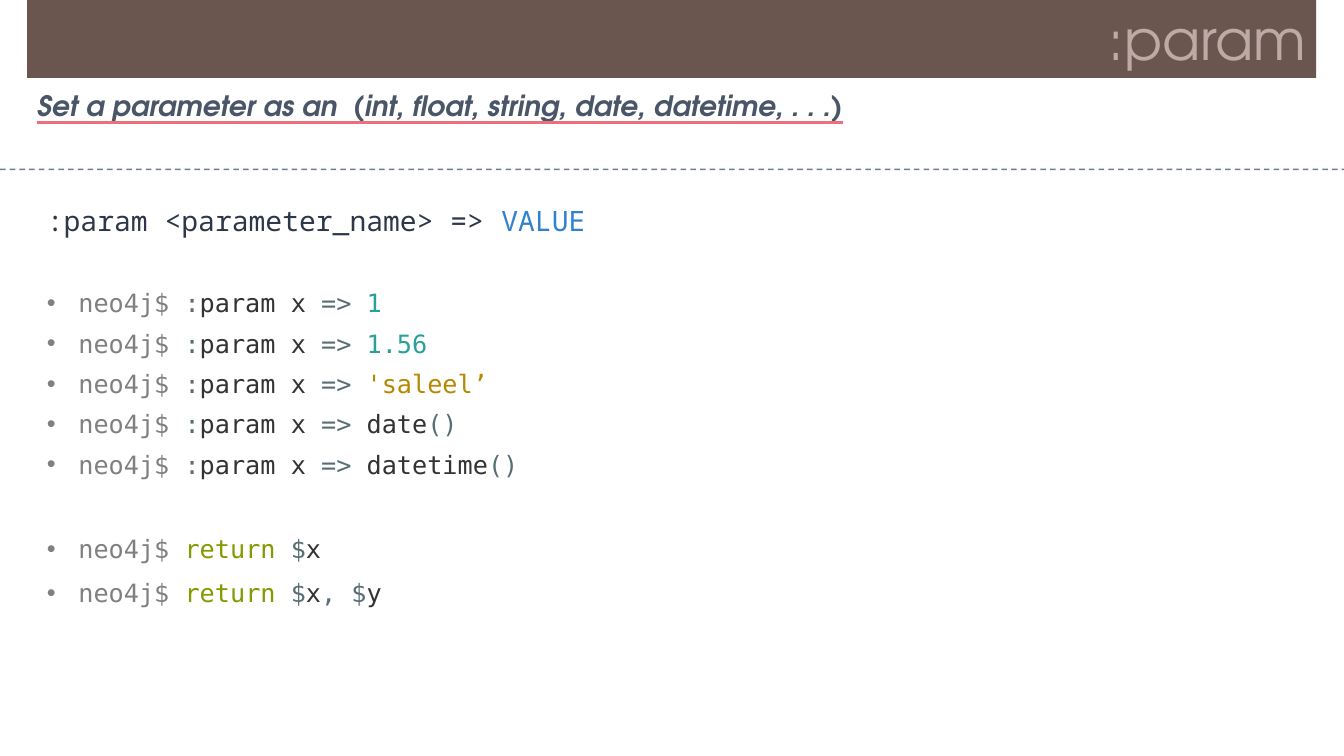
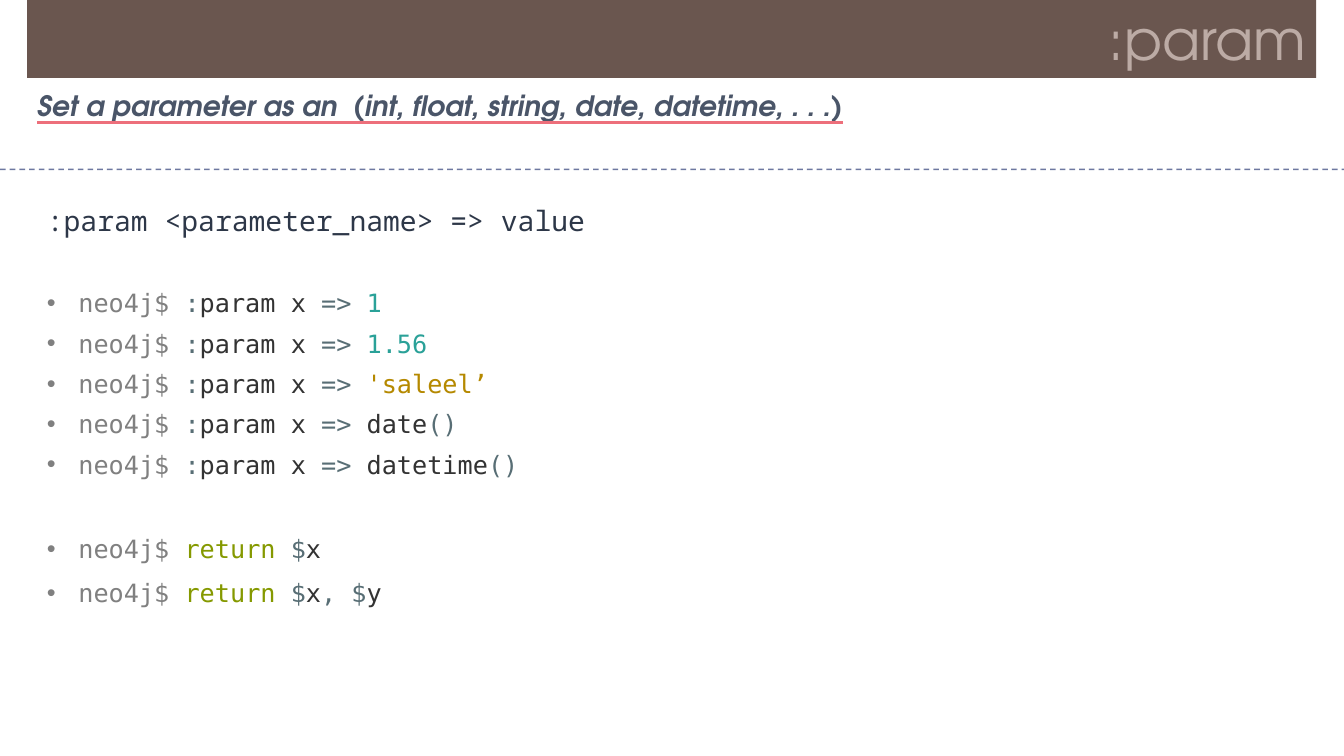
Before and after one commit to Saleel-Bagde/PPT-s, a slide deck: slide 33 of Neo4j.pptx. Drawn at 1344x756 pixels with LibreOffice and Linux fonts; fonts in the diff are those of the drawing. Boxes give left, top, right and bottom in pixels: in the first picture for what was removed or moved away, otherwise in the second. Text is boxed around its words. In the diff, an @@ line names an element or a change of style, - is before the commit and + after.

```diff
--- a/Neo4j.pptx
+++ b/Neo4j.pptx
@@ text at (x1=47, y1=209, x2=585, y2=238): text changed @@
-:param <parameter_name> => VALUE
+:param <parameter_name> => value
```
Also in this commit, not shown: 5 other slides changed, 1 slide added.
